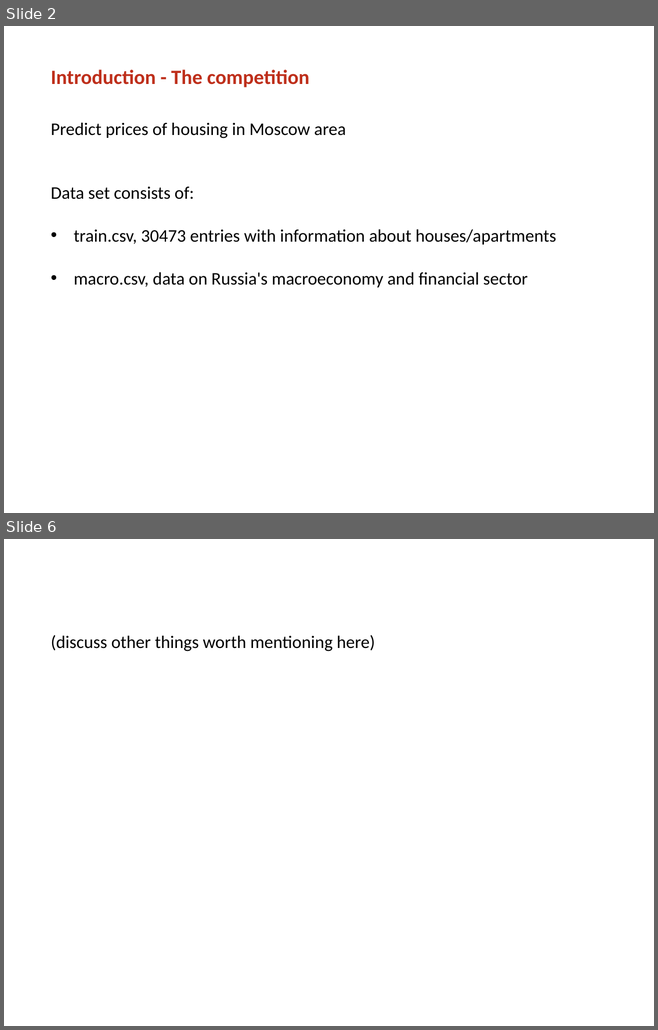
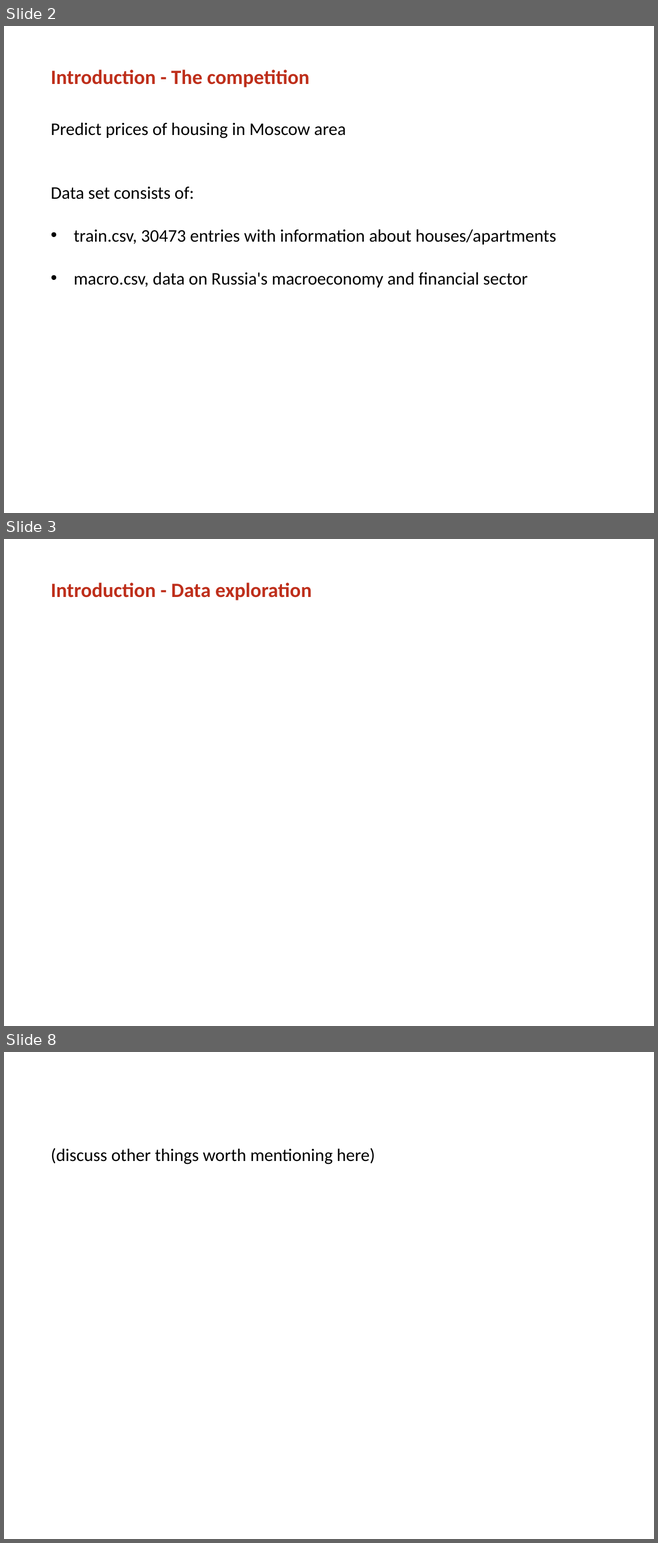
Before and after one commit to mrngm/Classified, a slide deck: presentatie/Classified_MLiP_final_presentation_2.pptx. Shown one above the other, each under a label of ours: slides 2 and 6 before the commit, slides 2, 3 and 8 after it; the slides between them are not shown. The pictures are 658x1030 and 658x1543 pixels, drawn with LibreOffice and Linux fonts; fonts in the diff are those of the drawing; background and template pictures are left out. Boxes give left, top, right and bottom in pixels: in the first picture for what was removed or moved away, otherwise in the second. Text is boxed around its words. In the diff, an @@ line names an element or a change of style, - is before the commit and + after.

```diff
--- a/presentatie/Classified_MLiP_final_presentation_2.pptx
+++ b/presentatie/Classified_MLiP_final_presentation_2.pptx
@@ slide 3 added at [4,539,654,1026], background picture (left out) @@
@@ title added at [51,583,311,600], 32 pt, text #BE2E1A, bold @@
+Introduction - Data exploration
@@ what was slide 6 is now slide 8 @@
```
Also in this commit, not shown: 1 slide changed, 3 other slides added, 2 slides removed.
